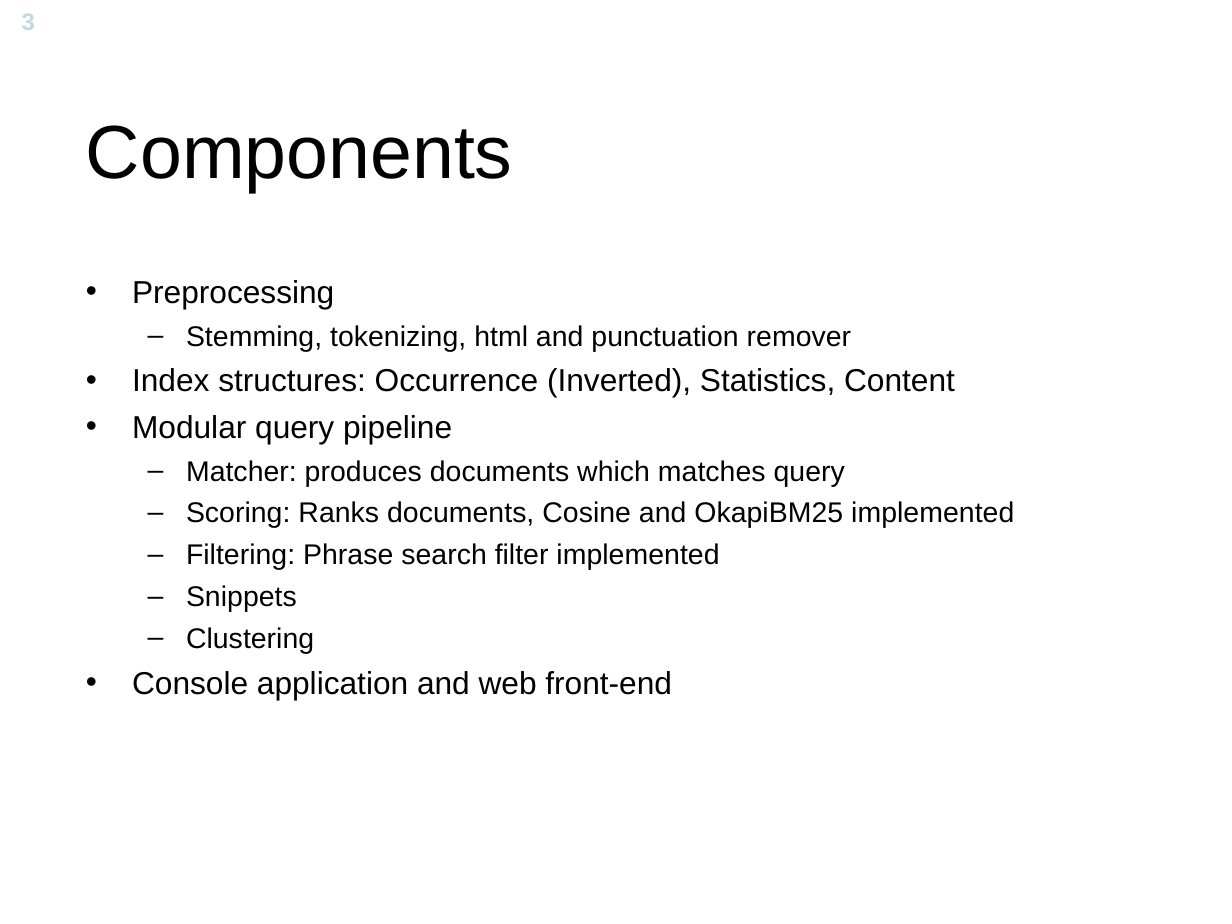
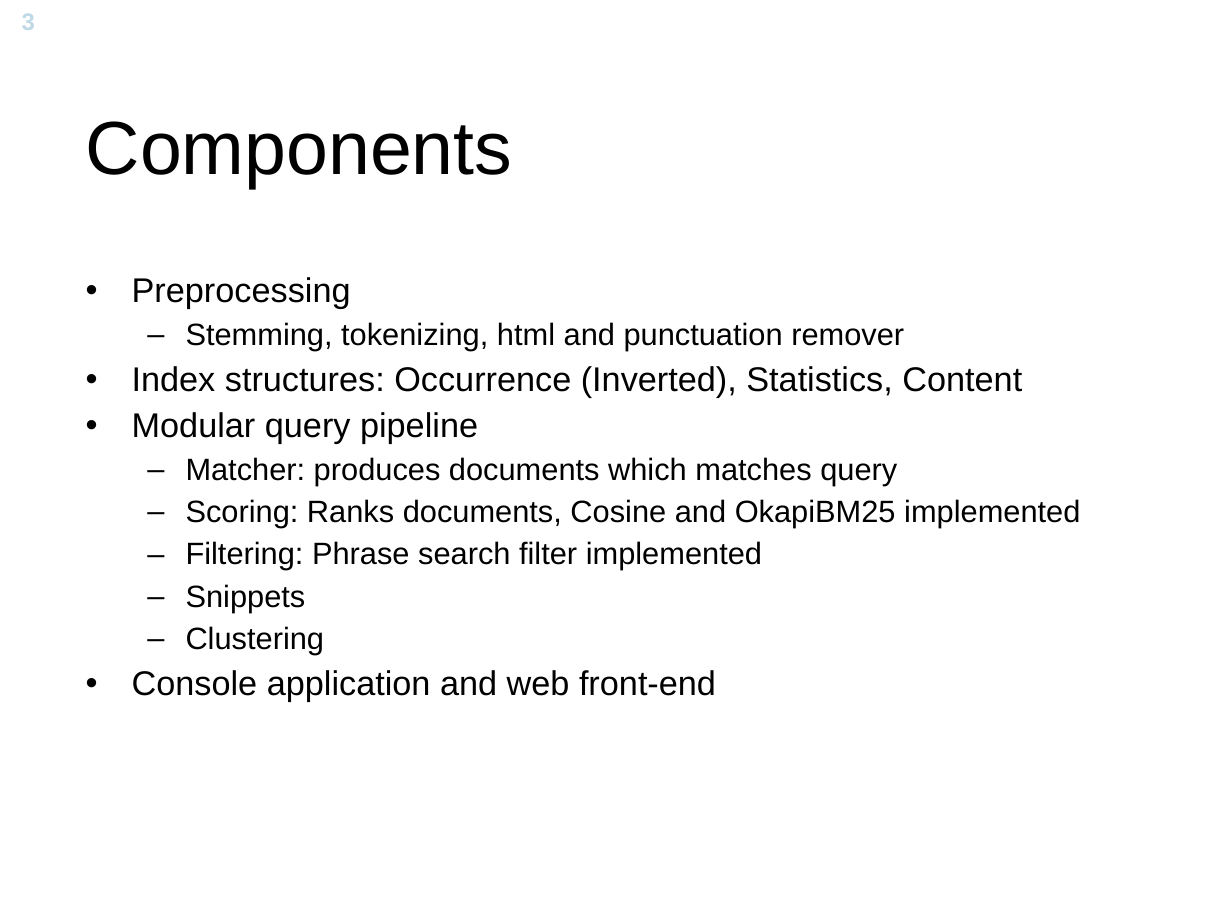
Before and after one commit to s-j/solbrille, a slide deck: slide 3 of presentation.ppt. Drawn at 1232x924 pixels with LibreOffice and Linux fonts; fonts in the diff are those of the drawing; background and template pictures are left out. Boxes give left, top, right and bottom in pixels: in the first picture for what was removed or moved away, otherwise in the second. Text is boxed around its words. In the diff, an @@ line names an element or a change of style, - is before the commit and + after.

Commit message:
Updated

```diff
--- a/presentation.ppt
+++ b/presentation.ppt
@@ text "Components" at [86,121,513,188]: line spacing 1 to 0.93 @@
@@ text "Preprocessing" at [132,277,1080,701]: size 18.5 to 20 pt in "Preprocessing", "Index structures: Occurrence (Inverted), Statistics, Content", "Modular query pipeline", "Console application and web front-end"; size 16.6 to 18 pt in "Stemming, tokenizing, html and punctuation remover", "Matcher: produces documents which matches query", "Scoring: Ranks documents, Cosine and OkapiBM25 implemented", "Filtering: Phrase search filter implemented" and 2 more places; indent changed; line spacing 1 to 0.93 @@
```
Also in this commit, not shown: 11 other slides changed, 2 slides added, 2 slides removed.
